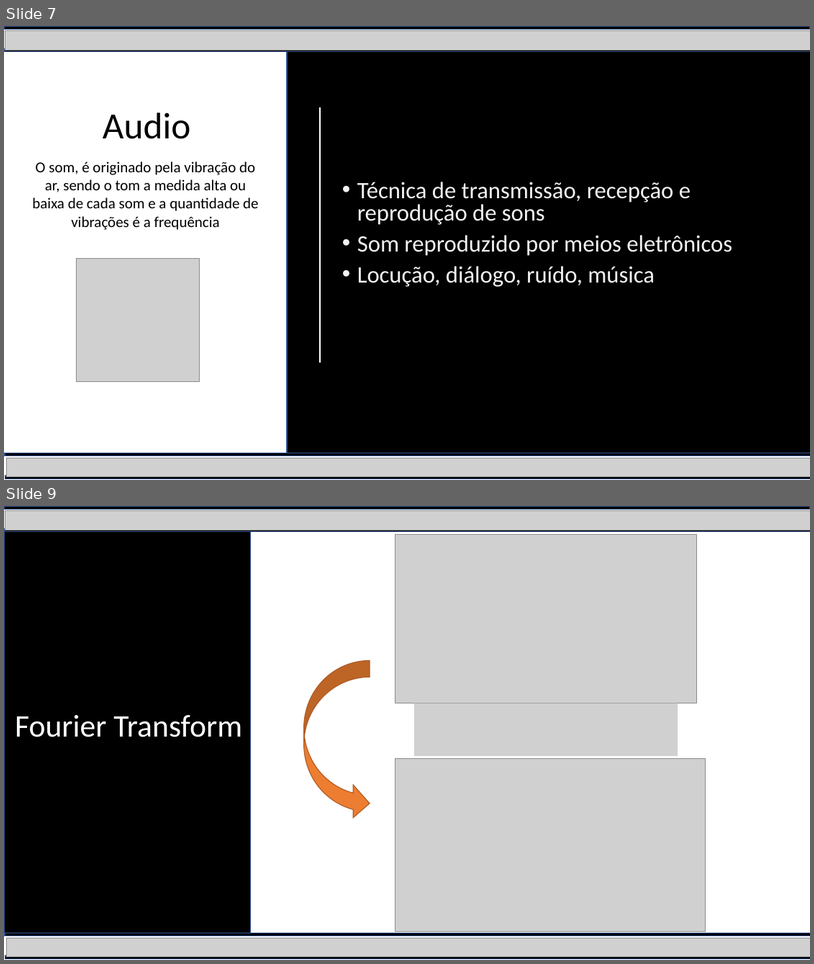
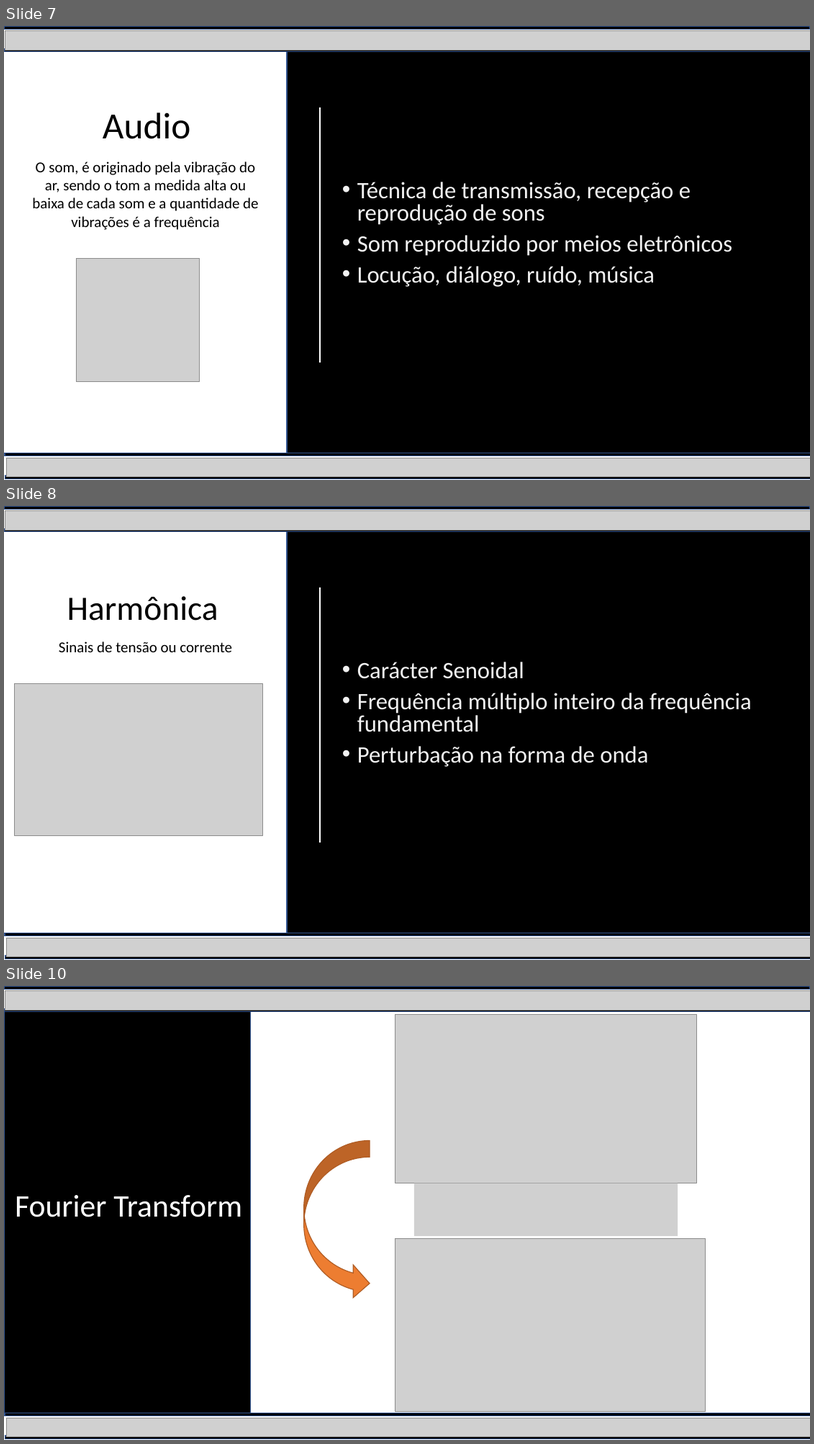
Before and after one commit to FIlipeRBLuz/Audio-Classification, a slide deck: Audio Pre Processing.pptx. Shown one above the other, each under a label of ours: slides 7 and 9 before the commit, slides 7, 8 and 10 after it; the slides between them are not shown. The pictures are 814x964 and 814x1444 pixels, drawn with LibreOffice and Linux fonts; fonts in the diff are those of the drawing; grey boxes stand for pictures. Boxes give left, top, right and bottom in pixels: in the first picture for what was removed or moved away, otherwise in the second. Text is boxed around its words. In the diff, an @@ line names an element or a change of style, - is before the commit and + after.

```diff
--- a/Audio Pre Processing.pptx
+++ b/Audio Pre Processing.pptx
@@ slide 8 added at [4,506,810,960], background #FFFFFF @@
@@ rounded rectangle added at [4,506,810,509], fill #000000, outline #325491 1 pt @@
@@ picture added at [5,511,810,530] @@
@@ rounded rectangle added at [4,528,810,531], fill #000000, outline #325491 1 pt @@
@@ rounded rectangle added at [287,531,810,932], fill #000000, outline #325491 1 pt @@
@@ line added from (320, 587) to (320, 842), #FFFFFF 1.5 pt @@
@@ text added at [67,596,219,620], 40.7 pt, text #000000 @@
+Harmônica
@@ text added at [59,641,232,652], 18 pt, text #000000 @@
+Sinais de tensão ou corrente
@@ text added at [358,662,752,767], 28 pt, text #F2F2F2 @@
+• Carácter Senoidal
+• Frequência múltiplo inteiro da frequência fundamental
+• Perturbação na forma de onda
@@ picture added at [15,684,263,836] @@
@@ rounded rectangle added at [5,933,810,936], fill #000000, outline #325491 1 pt @@
@@ rounded rectangle added at [5,955,810,958], fill #000000, outline #325491 1 pt @@
@@ picture added at [6,938,810,957] @@
@@ what was slide 9 is now slide 10 @@
```
Also in this commit, not shown: 3 slides changed.
